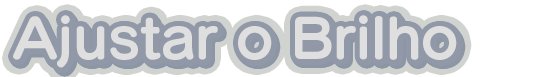
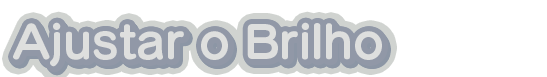
Comparing the layer stacks of the two 547 x 77 images. Changes:
painted on "Ajustar o Brilho" (1st of 10) over [13,15,457,68]
painted on "Ajustar o Brilho" (2nd of 10) over [14,15,458,68]
painted on "Ajustar o Brilho" (3rd of 10) over [14,16,458,69]
painted on "Ajustar o Brilho" (4th of 10) over [14,17,458,70]
painted on "Ajustar o Brilho" (5th of 10) over [15,17,459,70]
painted on "Ajustar o Brilho" (6th of 10) over [15,18,459,71]
painted on "Ajustar o Brilho" (7th of 10) over [16,18,460,71]
painted on "Ajustar o Brilho" (8th of 10) over [16,19,460,72]
painted on "Ajustar o Brilho" (9th of 10) over [17,19,461,72]
painted on "Ajustar o Brilho" (10th of 10) over [15,17,459,70]
